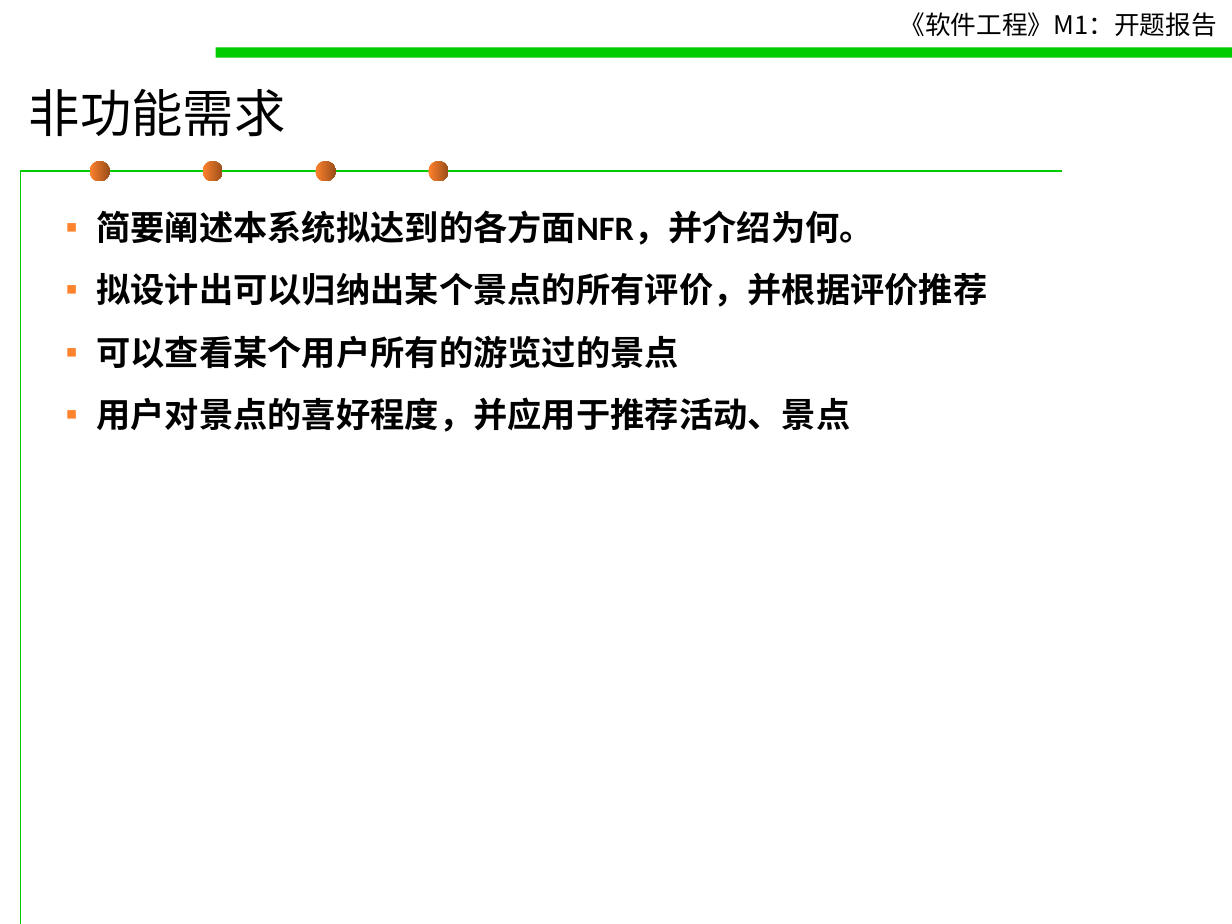
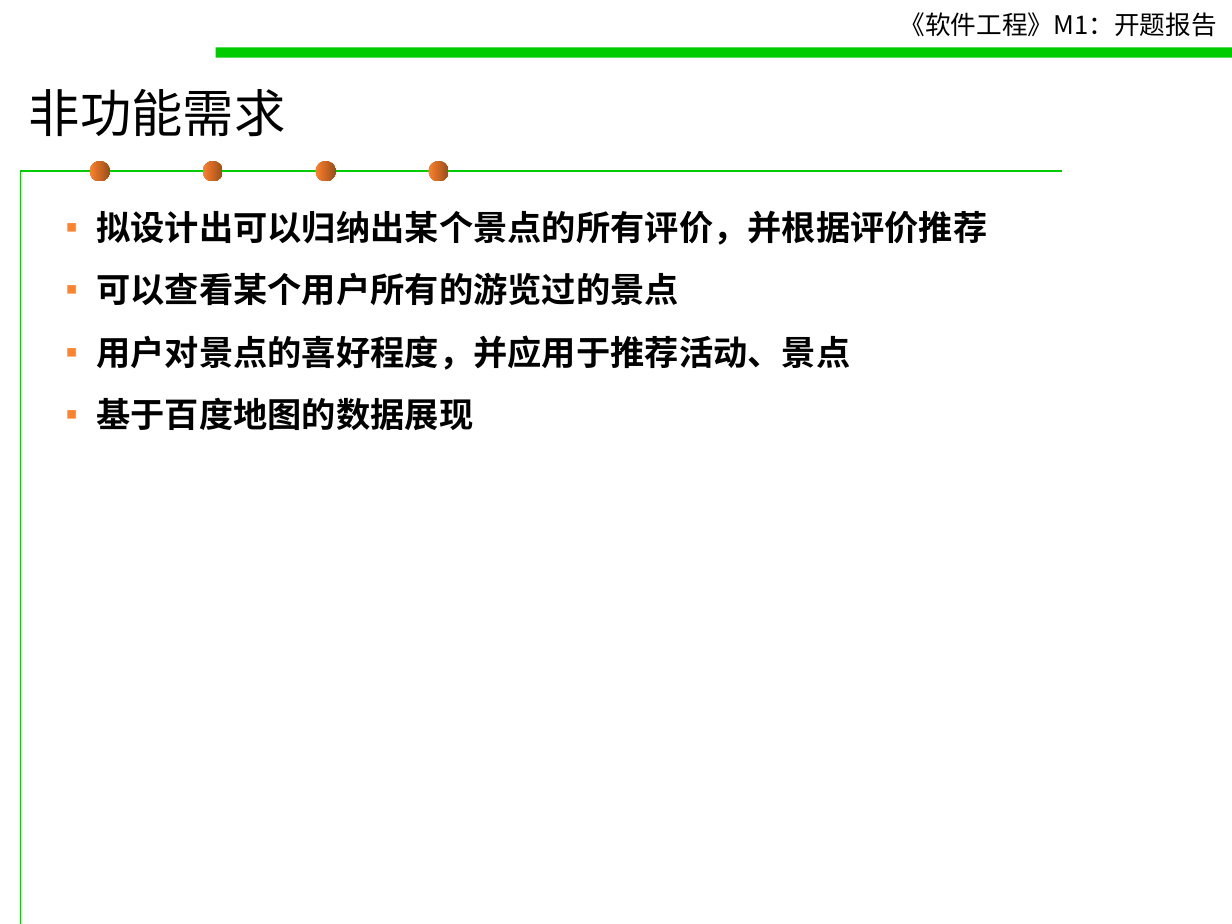
Before and after one commit to October-66/Traveler-Pal, a slide deck: slide 5 of doc/M1 - 开题报告.ppt. Drawn at 1232x924 pixels with LibreOffice and Linux fonts; fonts in the diff are those of the drawing. Boxes give left, top, right and bottom in pixels: in the first picture for what was removed or moved away, otherwise in the second. Text is boxed around its words. In the diff, an @@ line names an element or a change of style, - is before the commit and + after.

```diff
--- a/doc/M1 - 开题报告.ppt
+++ b/doc/M1 - 开题报告.ppt
@@ text at <box>96,210,874,245</box>: paragraph removed @@
-▪ 简要阐述本系统拟达到的各方面NFR，并介绍为何。
@@ text at <box>96,397,473,430</box>: paragraph added @@
+▪ 基于百度地图的数据展现
```
Also in this commit, not shown: 4 other slides changed, 1 slide added, 1 slide removed.
